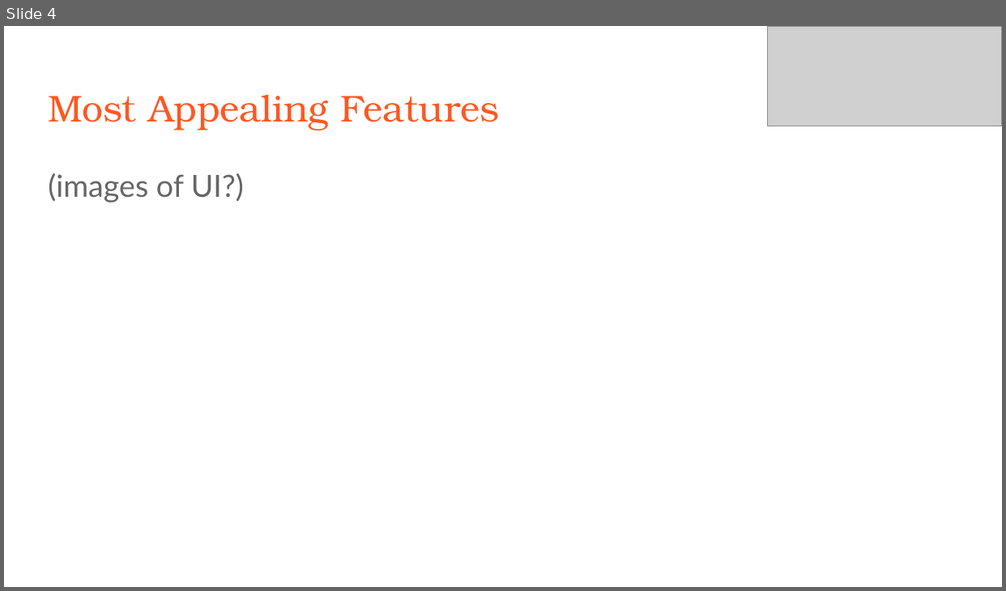
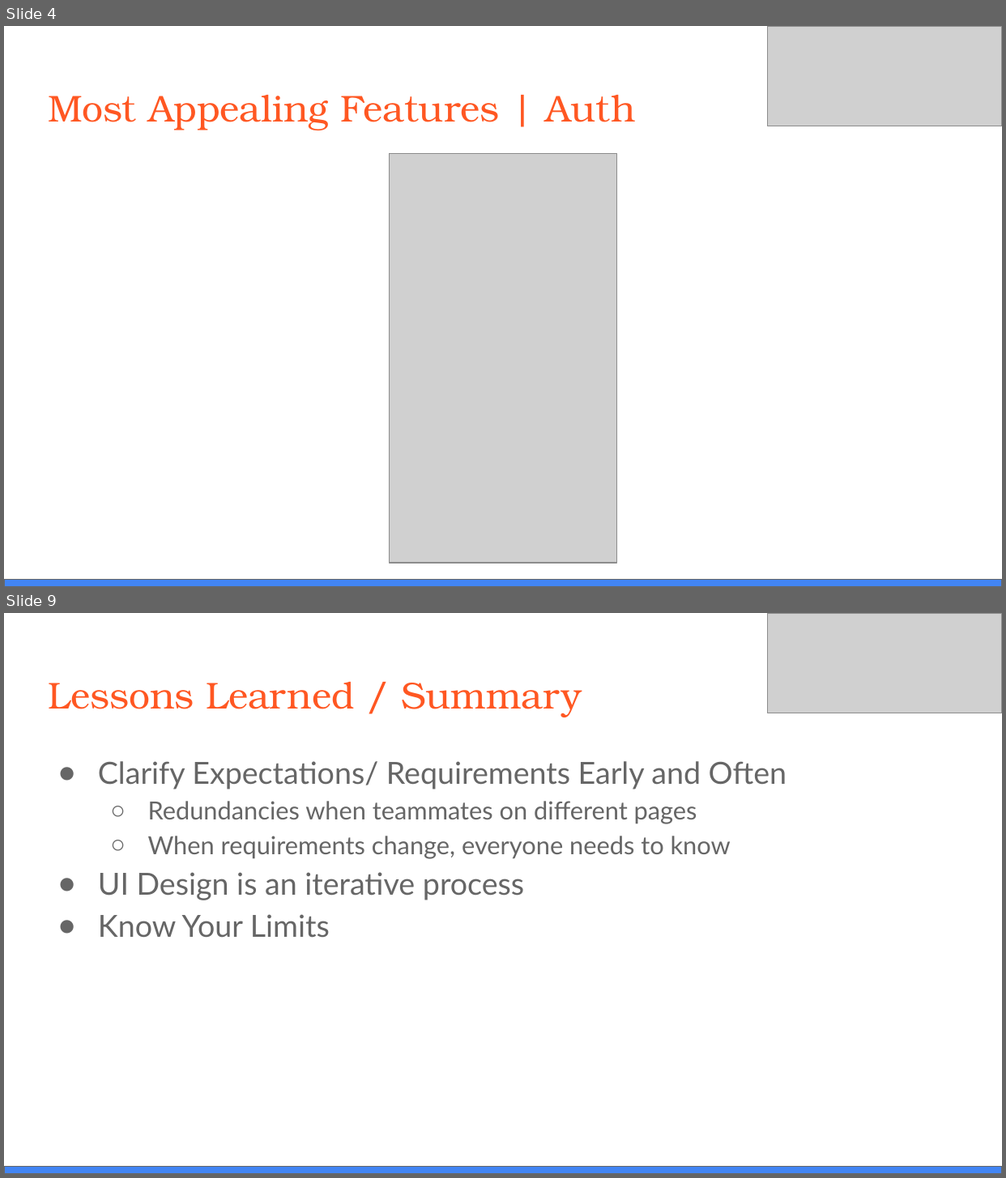
Before and after one commit to tmyarow/CS3704_Project, a slide deck: Restaurant Automation - Final Presentation.pptx. Shown one above the other, each under a label of ours: slide 4 before the commit, slides 4 and 9 after it; the slides between them are not shown. The pictures are 1006x591 and 1006x1178 pixels, drawn with LibreOffice and Linux fonts; fonts in the diff are those of the drawing; grey boxes stand for pictures. Boxes give left, top, right and bottom in pixels: in the first picture for what was removed or moved away, otherwise in the second. Text is boxed around its words. In the diff, an @@ line names an element or a change of style, - is before the commit and + after.

```diff
--- a/Restaurant Automation - Final Presentation.pptx
+++ b/Restaurant Automation - Final Presentation.pptx
@@ slide 9 added at bbox=[4, 613, 1002, 1174], background #FFFFFF @@
@@ picture added at bbox=[767, 613, 1002, 713] @@
@@ title added at bbox=[48, 682, 582, 717], 27 pt, text #FF5722 @@
+Lessons Learned / Summary
@@ text added at bbox=[98, 761, 786, 938], 22 pt, text #666666 @@
+● Clarify Expectations/ Requirements Early and Often
+  ○ Redundancies when teammates on different pages
+  ○ When requirements change, everyone needs to know
+● UI Design is an iterative process
+● Know Your Limits
@@ rectangle added at bbox=[4, 1167, 1002, 1174], fill #4285F4, outline #666666 0.75 pt @@
@@ slide 4 changed as well @@
@@ title at bbox=[48, 95, 636, 130]: text changed @@
-Most Appealing Features
+Most Appealing Features | Auth
@@ picture added at bbox=[390, 154, 616, 563] @@
@@ text removed at bbox=[48, 173, 244, 203] @@
-(images of UI?)
@@ rectangle added at bbox=[4, 580, 1002, 587], fill #4285F4, outline #666666 0.75 pt @@
```
Also in this commit, not shown: 3 other slides changed, 5 other slides added, 3 slides removed.
